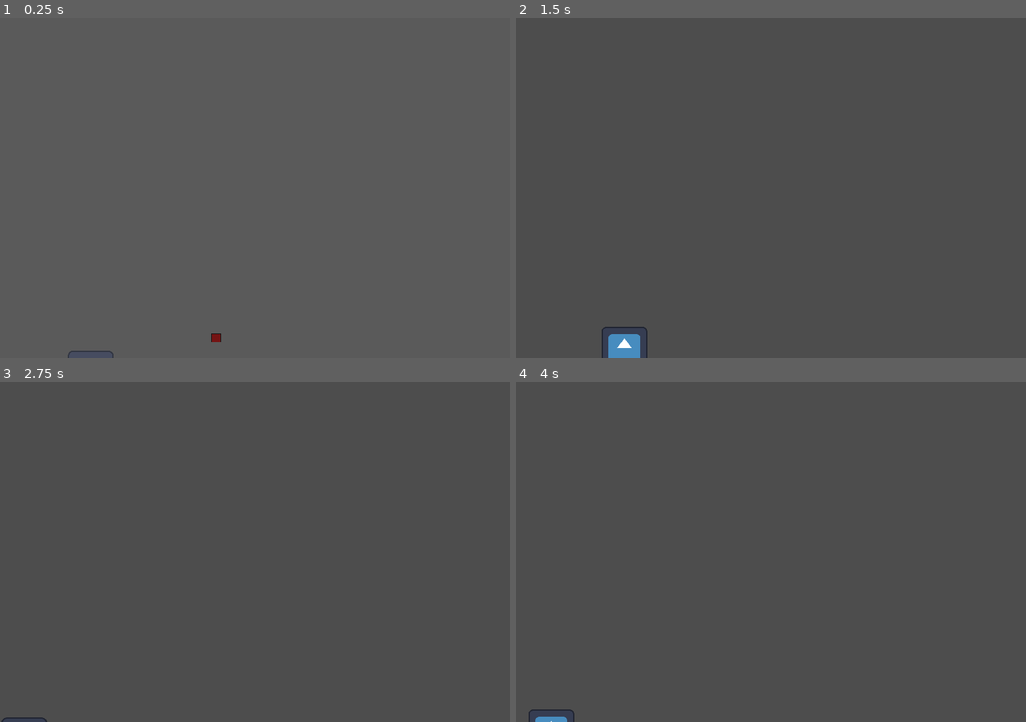
Above: before the commit, frames 1-4 (two rows, left to right).
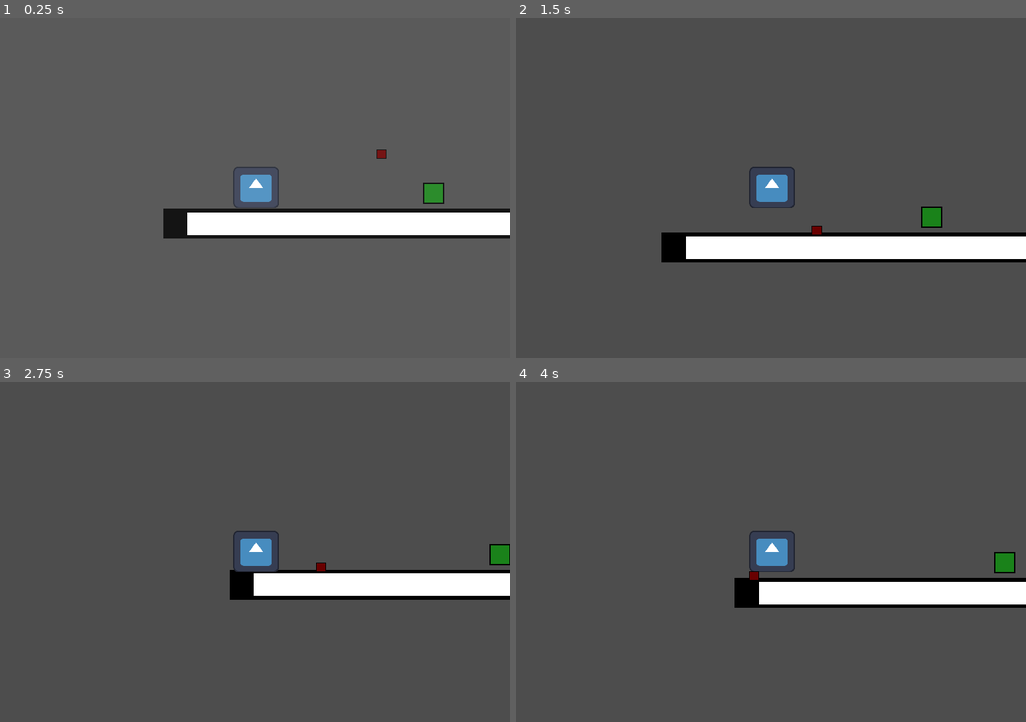
Above: after the commit, the same moments.

Repository: samuelurbinaflor/school-game-jam
Game: Godot game, scene res://scenes/testLevel.tscn
Same seed, same stepped clock (60 frames per second), same inputs: the game is played once before the commit and once after it. The engine's default icon, where the game draws it, is replaced by a stand-in: a white triangle on a blue panel in a dark square.
Inputs:
- Up to frame 1 (0.25 s): no input
- Up to frame 2 (1.5 s): tap D (moverDere) at 0.6, 1.35 s; tap Space (salto) at 0.77 s
- Up to frame 3 (2.75 s): tap Space (salto) at 1.52 s; hold A (moverIzq) from 2.03 s (still down); tap D (moverDere) at 2.1 s
- Up to frame 4 (4 s): release A (moverIzq) at 2.78 s; tap D (moverDere) at 2.85, 3.6 s; tap Space (salto) at 3.02, 3.77 s

The runs differ from the first frame. In frame 1, 7.0% of the frame differs, in the area x 13-100%, y 38-100%; in frame 2, 7.7%, in the area x 16-100%, y 43-100%; in frame 3, 5.7%; in frame 4, 6.1%.

Commit message:
arreglo fallito tonto hormiga

Diff:
--- a/project.godot
+++ b/project.godot
@@ -16,6 +16,10 @@
 config/icon="res://icon.svg"
 config/autoload/GameState="res://scripts/game_state.gd"
 
+[autoload]
+
+GameState="*res://scripts/game_state.gd"
+
 [display]
 
 window/size/viewport_width=768
@@ -26,19 +30,6 @@
 
 theme/custom="uid://chd4lg26jo6hf"
 theme/custom_font="uid://c4f3pey4mhvhs"
-
-[autoload]
-
-GameState="*res://scripts/game_state.gd"
-
-[display]
-
-window/size/viewport_width=768
-window/size/viewport_height=512
-
-[autoload]
-
-GameState="*res://scripts/game_state.gd"
 
 [input]
 
--- a/scenes/testLevel.tscn
+++ b/scenes/testLevel.tscn
@@ -2,8 +2,8 @@
 
 [ext_resource type="Script" uid="uid://dswow2xdhhxwj" path="res://scripts/test_level.gd" id="1_xrmvu"]
 [ext_resource type="Texture2D" uid="uid://d3ialfdypeb84" path="res://assets/objects/platform.png" id="2_rwtji"]
-[ext_resource type="PackedScene" uid="uid://b7fekfvyoi1a6" path="res://scenes/Player.tscn" id="3_aqu4s"]
-[ext_resource type="PackedScene" uid="uid://dg8htv2ktep6" path="res://scenes/mushroomSwitch.tscn" id="4_hu6j5"]
+[ext_resource type="PackedScene" uid="uid://b7fekfvyoi1a6" path="res://scenes/player.tscn" id="3_aqu4s"]
+[ext_resource type="PackedScene" uid="uid://dnovuc1y15248" path="res://scenes/mushroomSwitch.tscn" id="4_hu6j5"]
 [ext_resource type="PackedScene" uid="uid://dqibeisegp8kd" path="res://scenes/enemy.tscn" id="5_qsttf"]
 [ext_resource type="PackedScene" uid="uid://dfqlbu1qlp6vl" path="res://scenes/enemy_ant.tscn" id="6_rwtji"]
 
@@ -11,6 +11,7 @@
 size = Vector2(1150, 20)
 
 [node name="TestLevel" type="Node2D"]
+position = Vector2(-80, -88)
 script = ExtResource("1_xrmvu")
 
 [node name="StaticBody2D" type="StaticBody2D" parent="."]
@@ -28,12 +29,17 @@
 
 [node name="ColorRect" type="ColorRect" parent="CanvasLayer"]
 modulate = Color(1, 1, 1, 0.4745098)
-offset_right = 1149.0
-offset_bottom = 642.0
+offset_left = -80.0
+offset_top = -88.0
+offset_right = 1069.0
+offset_bottom = 554.0
 mouse_filter = 2
+metadata/_edit_use_anchors_ = true
 
 [node name="Player" parent="." instance=ExtResource("3_aqu4s")]
 position = Vector2(135, 500)
+
+[node name="Camera2D" type="Camera2D" parent="Player"]
 
 [node name="MushroomSwitch" parent="." instance=ExtResource("4_hu6j5")]
 position = Vector2(1028, 538)
--- a/scripts/enemy_ant.gd
+++ b/scripts/enemy_ant.gd
@@ -23,10 +23,10 @@
 		move_and_slide()
 		return
 
-	if GameState.current_mode == GameState.WorldMode.RED:
-		velocity = Vector2.ZERO
-		move_and_slide()
-		return
+	#if GameState.current_mode == GameState.WorldMode.RED:
+	#	velocity = Vector2.ZERO
+	#	move_and_slide()
+	#	return
 
 	if not is_on_floor():
 		velocity.y += gravity
